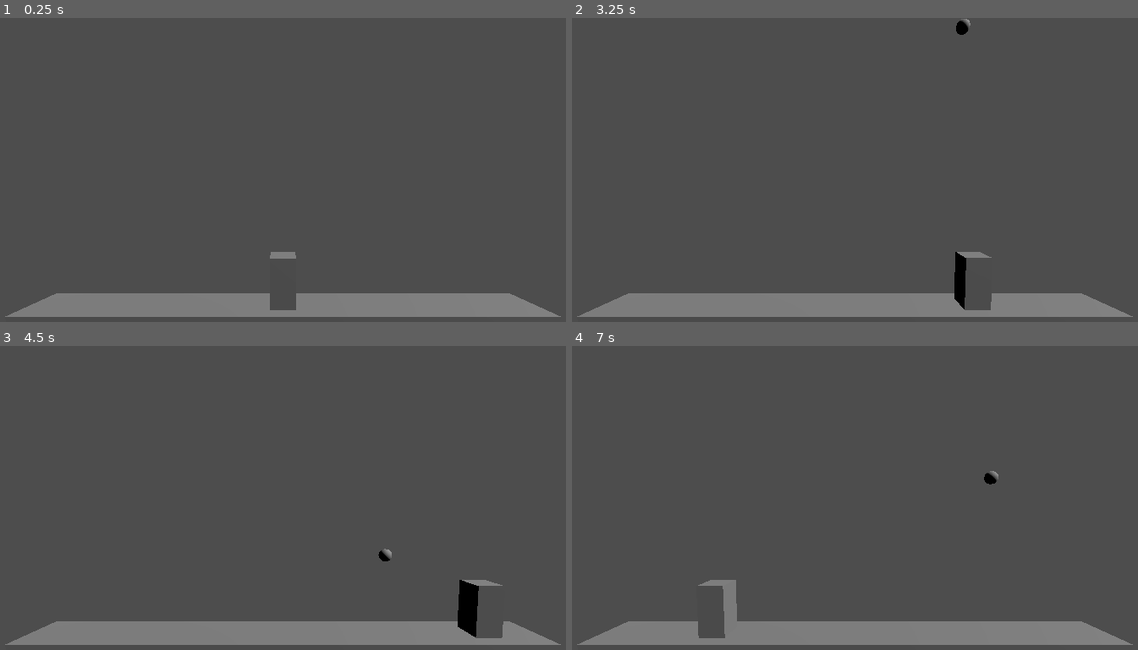
Above: before the commit, frames 1-4 (two rows, left to right).
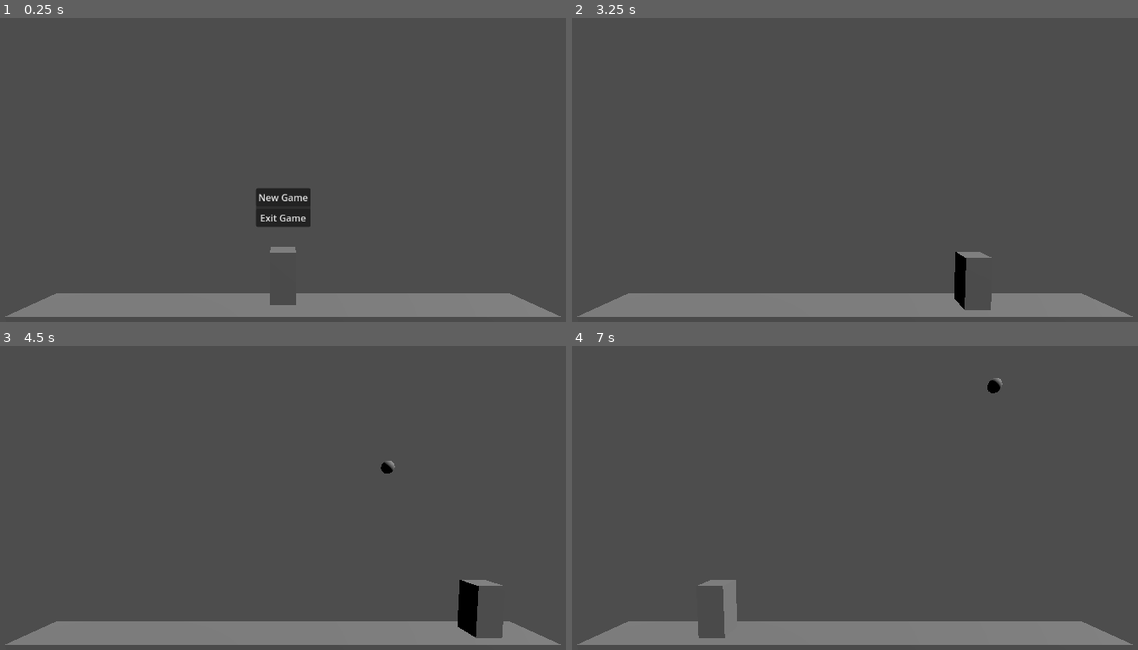
Above: after the commit, the same moments.

Repository: Morswin/NasuPollo
Game: Godot game, scene res://game.tscn
Two runs of this game, one before a commit and one after it. Both use one fixed random seed, a clock stepped at 60 frames per second and the inputs below.
Inputs (mouse positions are in pixels of both pictures, inside the frame that each line leads up to):
- Up to frame 1 (0.25 s): no input
- Up to frame 2 (3.25 s): click (855, 197) at 0.5 s, where only the run after the commit has a clickable "New Game"; tap Enter at 1.25 s; hold D (MoveRight) 1.28-2.03 s; tap Space (Jump) at 1.35, 1.52, 1.82, 2.1, 2.27, 2.57, 2.85 s; hold A (MoveLeft) 2.03-2.78 s; hold D (MoveRight) from 2.78 s (still down)
- Up to frame 3 (4.5 s): tap Space (Jump) at 3.6, 3.77, 4.07, 4.35 s; release D (MoveRight) at 4.28 s; hold A (MoveLeft) from 4.28 s (still down)
- Up to frame 4 (7 s): tap Space (Jump) at 4.52, 4.82, 5.1, 5.27, 5.57, 5.85, 6.6, 6.77 s; release A (MoveLeft) at 6.53 s; hold D (MoveRight) from 6.53 s (still down)

The runs differ from the first frame. In frame 1, 1.4% of the frame differs, in the area x 45-55%, y 56-97%; in frame 2, less than 0.1%; in frame 3, 0.1%; in frame 4, 0.2%.

Commit message:
Add life point system and do some refactoring

Diff:
--- a/nasupollo/collectable_object.gd
+++ b/nasupollo/collectable_object.gd
@@ -5,8 +5,12 @@
 const FALL_SPEED = 3.0
 
 
+func _ready():
+	GameSignals.game_over.connect(delete_self_on_game_over)
+
 func _physics_process(delta):
-	position.y -= self.FALL_SPEED * delta
+	if !GameState.game_paused:
+		position.y -= self.FALL_SPEED * delta
 
 func _on_body_entered(body):
 	if body.is_in_group("Player"):
@@ -17,3 +21,6 @@
 		print_debug("Damage player!")
 		GameSignals.loose_life_point.emit()
 		queue_free()
+
+func delete_self_on_game_over():
+	queue_free()
--- a/nasupollo/game.gd
+++ b/nasupollo/game.gd
@@ -6,28 +6,20 @@
 const COLLECTABLE_OBJECT_SPAWN_SPREAD = 4.0
 
 @export var collectable_object_spawn_delay = 3.0  # In seconds
-@export var start_lives = 3
-@export var start_score = 0
 
 var rng := RandomNumberGenerator.new()
-var score: int = 0
-var lifes: int = 0
 
 @onready var collectable_objects = %CollectableObjects
 @onready var collectable_object_spawner = %CollectableObjectSpawner
 @onready var collectable_object_timer = %CollectableObjectTimer
+@onready var main_menu = %MainMenu
 
 
-func reset_game():
-	self.lifes = self.start_lives
-	self.score = self.start_score
-
 func _ready():
-	self.reset_game()
 	GameSignals.gain_score.connect(gain_score)
 	GameSignals.loose_life_point.connect(loose_life_point)
-	self.collectable_object_timer.wait_time = self.collectable_object_spawn_delay
-	self.collectable_object_timer.start()
+	GameSignals.game_begin.connect(game_begin)
+	GameSignals.game_over.connect(game_over)
 
 func _on_collectable_object_timer_timeout():
 	var _co = self.COLLECTABLE_OBJECT.instantiate()
@@ -40,11 +32,30 @@
 	print_debug("Yoink")
 
 func gain_score(score):
-	self.score += score
-	print_debug(self.score)
+	GameState.score += score
+	print_debug(GameState.score)
 
 func loose_life_point():
-	self.lifes -= 1
-	print_debug(self.lifes)
-	if self.lifes <= 0:
+	GameState.lifes -= 1
+	print_debug(GameState.lifes)
+	if GameState.lifes <= 0:
+		GameSignals.game_over.emit()
 		print_debug("Player lost.")
+
+func game_begin():
+	GameState.reset_game()
+	main_menu.visible = false
+	GameState.game_paused = false
+	self.collectable_object_timer.wait_time = self.collectable_object_spawn_delay
+	self.collectable_object_timer.start()
+
+func game_over():
+	GameState.game_paused = true
+	main_menu.visible = true
+	self.collectable_object_timer.stop()
+
+func _on_new_game_button_pressed():
+	GameSignals.game_begin.emit()
+
+func _on_exit_game_button_pressed():
+	get_tree().quit()
--- a/nasupollo/game.tscn
+++ b/nasupollo/game.tscn
@@ -14,6 +14,33 @@
 
 [node name="Game" type="Node3D"]
 script = ExtResource("1_feb5d")
+
+[node name="CanvasLayer" type="CanvasLayer" parent="."]
+
+[node name="MainMenu" type="PanelContainer" parent="CanvasLayer"]
+unique_name_in_owner = true
+anchors_preset = 8
+anchor_left = 0.5
+anchor_top = 0.5
+anchor_right = 0.5
+anchor_bottom = 0.5
+offset_left = -20.0
+offset_top = -20.0
+offset_right = 20.0
+offset_bottom = 20.0
+grow_horizontal = 2
+grow_vertical = 2
+
+[node name="VBoxContainer" type="VBoxContainer" parent="CanvasLayer/MainMenu"]
+layout_mode = 2
+
+[node name="NewGameButton" type="Button" parent="CanvasLayer/MainMenu/VBoxContainer"]
+layout_mode = 2
+text = "New Game"
+
+[node name="ExitGameButton" type="Button" parent="CanvasLayer/MainMenu/VBoxContainer"]
+layout_mode = 2
+text = "Exit Game"
 
 [node name="Player" type="CharacterBody3D" parent="." groups=["Player"]]
 transform = Transform3D(1, 0, 0, 0, 1, 0, 0, 0, 1, 0, 0.6, 0)
@@ -63,4 +90,6 @@
 unique_name_in_owner = true
 transform = Transform3D(1, 0, 0, 0, 1, 0, 0, 0, 1, 0, 6, 0)
 
+[connection signal="pressed" from="CanvasLayer/MainMenu/VBoxContainer/NewGameButton" to="." method="_on_new_game_button_pressed"]
+[connection signal="pressed" from="CanvasLayer/MainMenu/VBoxContainer/ExitGameButton" to="." method="_on_exit_game_button_pressed"]
 [connection signal="timeout" from="CollectableObjects/CollectableObjectTimer" to="." method="_on_collectable_object_timer_timeout"]
--- a/nasupollo/game_signals.gd
+++ b/nasupollo/game_signals.gd
@@ -3,3 +3,5 @@
 
 signal gain_score(score: int)
 signal loose_life_point()
+signal game_begin()
+signal game_over()
--- /dev/null
+++ b/nasupollo/game_state.gd
@@ -0,0 +1,26 @@
+extends Node
+
+
+const START_LIFES = 3
+const START_SCORE = 0
+
+var score: int = 0 :
+	set(value):
+		score = value
+	get:
+		return score
+var lifes: int = 3 :
+	set(value):
+		lifes = value
+	get:
+		return lifes
+var game_paused: bool = true :
+	set(value):
+		game_paused = value
+	get:
+		return game_paused
+
+
+func reset_game():
+	self.lifes = self.START_LIFES
+	self.score = self.START_SCORE
--- a/nasupollo/player.gd
+++ b/nasupollo/player.gd
@@ -12,19 +12,20 @@
 
 
 func _physics_process(delta):
-	var input_direction = Input.get_axis("MoveLeft", "MoveRight")
-	if input_direction != 0.0:
-		if is_on_floor():
-			velocity.x += input_direction * self.SPEED * delta
+	if !GameState.game_paused:
+		var input_direction = Input.get_axis("MoveLeft", "MoveRight")
+		if input_direction != 0.0:
+			if is_on_floor():
+				velocity.x += input_direction * self.SPEED * delta
+			else:
+				velocity.x += input_direction * self.SPEED_AIR * delta
+			velocity.x = clamp(velocity.x, -self.SPEED_MAX, self.SPEED_MAX)
 		else:
-			velocity.x += input_direction * self.SPEED_AIR * delta
-		velocity.x = clamp(velocity.x, -self.SPEED_MAX, self.SPEED_MAX)
-	else:
-		if is_on_floor():
-			velocity.x = lerp(velocity.x, 0.0, self.FRICTION)
-		else:
-			velocity.x = lerp(velocity.x, 0.0, self.FRICTION_AIR)
-	if is_on_floor() and Input.is_action_just_pressed("Jump"):
-		velocity.y += self.JUMP
-	velocity.y -= self.GRAVITY * delta
-	move_and_slide()
+			if is_on_floor():
+				velocity.x = lerp(velocity.x, 0.0, self.FRICTION)
+			else:
+				velocity.x = lerp(velocity.x, 0.0, self.FRICTION_AIR)
+		if is_on_floor() and Input.is_action_just_pressed("Jump"):
+			velocity.y += self.JUMP
+		velocity.y -= self.GRAVITY * delta
+		move_and_slide()
--- a/nasupollo/project.godot
+++ b/nasupollo/project.godot
@@ -18,6 +18,7 @@
 [autoload]
 
 GameSignals="*res://game_signals.gd"
+GameState="*res://game_state.gd"
 
 [input]
 
Not shown, added: nasupollo/game_state.gd.uid
